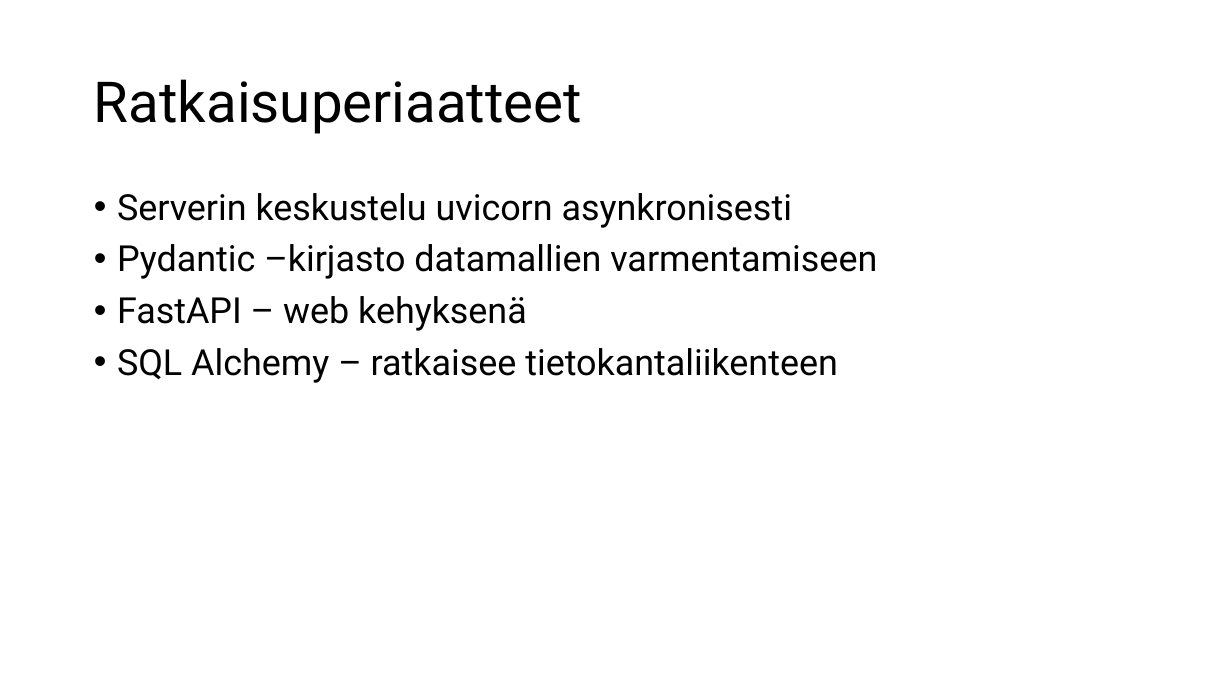
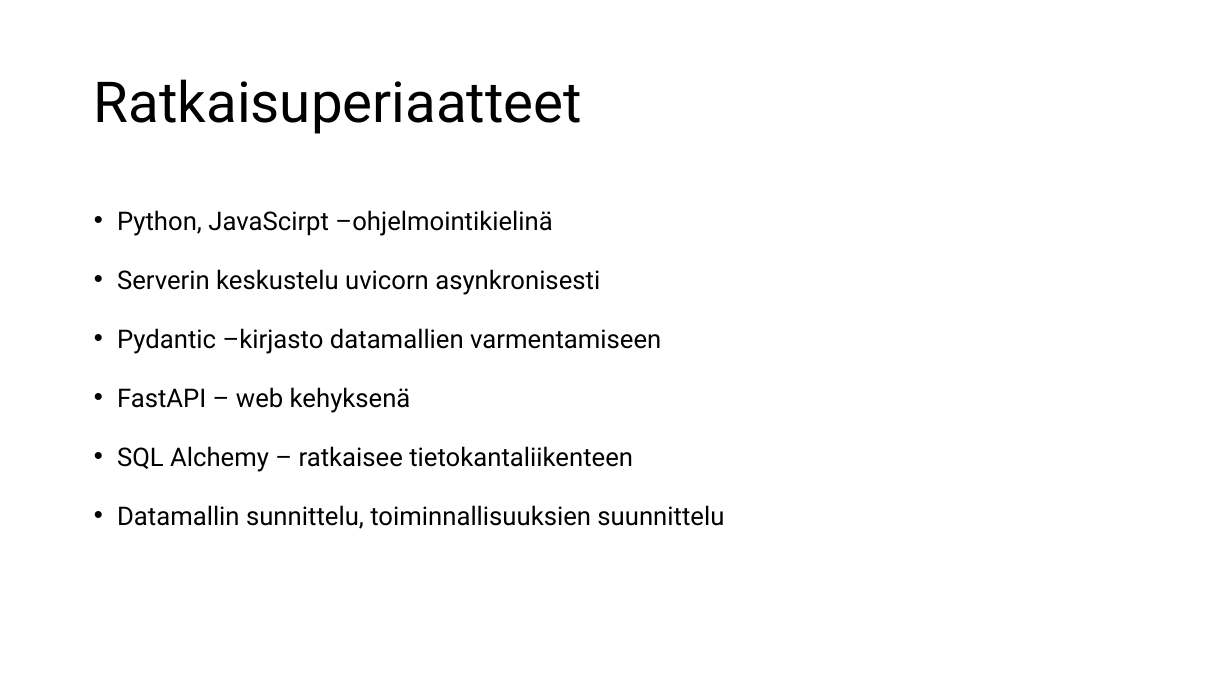
Before and after one commit to eetutaipale/REST_API, a slide deck: slide 3 of Projektiesitys.pptx. Drawn at 1232x693 pixels with LibreOffice and Linux fonts; fonts in the diff are those of the drawing; background and template pictures are left out. Boxes give left, top, right and bottom in pixels: in the first picture for what was removed or moved away, otherwise in the second. Text is boxed around its words. In the diff, an @@ line names an element or a change of style, - is before the commit and + after.

```diff
--- a/Projektiesitys.pptx
+++ b/Projektiesitys.pptx
@@ text at (117, 210, 552, 236): paragraph added @@
+• Python, JavaScirpt –ohjelmointikielinä
@@ text at (117, 269, 661, 472): size 28 to 20 pt in "Serverin keskustelu uvicorn asynkronisesti", "Pydantic –kirjasto datamallien varmentamiseen", "FastAPI – web kehyksenä", "SQL Alchemy – ratkaisee tietokantaliikenteen"; line spacing 0.9 to 1.5 @@
@@ text at (117, 505, 724, 529): paragraph added @@
+• Datamallin sunnittelu, toiminnallisuuksien suunnittelu
```
Also in this commit, not shown: 6 other slides changed, 5 slides added, 2 other files.
